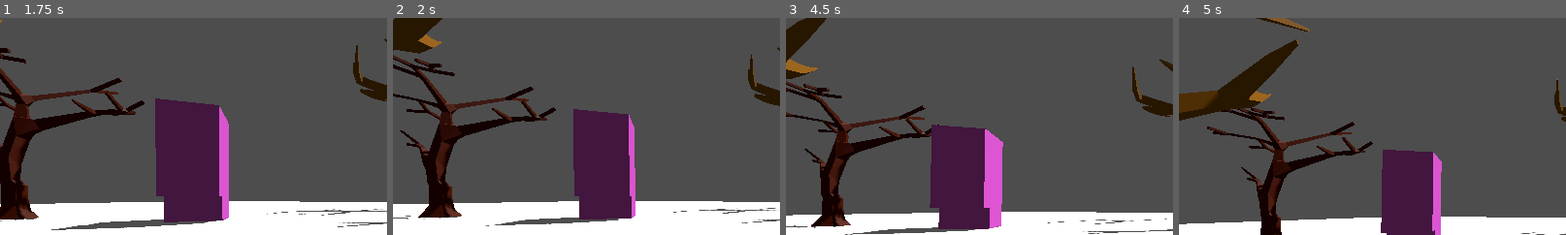
Above: before the commit, frames 1-4 (left to right).
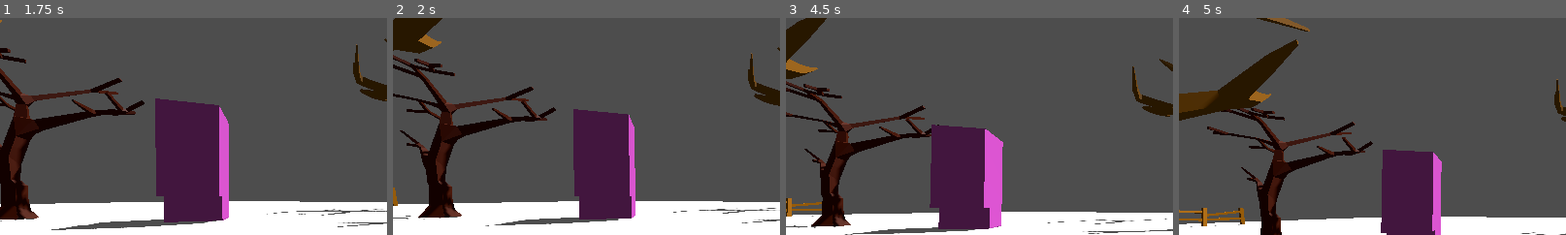
Above: after the commit, the same moments.

Repository: thedevbones/project-hillbilly
Game: Godot game, scene res://world.tscn
The game is run twice, just before and just after one commit, with the same random seed, the same clock (stepped at 60 frames per second) and the same inputs.
Inputs (mouse positions are % of the whole screen's width and height, from its top left):
- Up to frame 1 (1.75 s): tap Enter at 0.5 s; move the mouse to (55, 50) at 0.52 s; hold D (walk_right) 0.53-1.28 s; hold Shift (sprint) 0.53-1.28 s; tap Space (jump) at 0.77, 1.52 s; move the mouse to (45, 50) at 1.27 s; hold S (walk_back) from 1.28 s (still down); tap W (walk_foward) at 1.35 s
- Up to frame 2 (2 s): keep holding S (walk_back)
- Up to frame 3 (4.5 s): move the mouse to (52, 48) at 2.02 s; release S (walk_back) at 2.03 s; hold Shift (sprint) 2.03-2.78 s; hold D (walk_right) 2.03-3.53 s; move the mouse to (49, 52) at 2.77 s; tap W (walk_foward) at 2.85, 4.35 s; tap Space (jump) at 3.02, 3.77 s; move the mouse to (57, 51) at 3.52 s; hold Shift (sprint) 3.53-4.28 s; hold A (walk_left) from 3.53 s (still down); move the mouse to (42, 49) at 4.27 s
- Up to frame 4 (5 s): keep holding A (walk_left); tap Space (jump) at 4.52 s
The pictures show only the part of the screen within x 0-50%, y 8-58%; the shares and areas given below are measured in that part.

Frame 1 is identical in both runs. In frame 2, less than 0.1% of the frame differs, in the area x 0-2%, y 78-87%; in frame 3, 0.3%; in frame 4, 0.5%, in the area x 0-18%, y 87-97%.

Commit message:
created and added a fence asset

Diff:
--- a/world.tscn
+++ b/world.tscn
@@ -1,10 +1,11 @@
-[gd_scene load_steps=10 format=3 uid="uid://dpu8u0h73r1dy"]
+[gd_scene load_steps=11 format=3 uid="uid://dpu8u0h73r1dy"]
 
 [ext_resource type="Script" path="res://Player.gd" id="1_1ouke"]
 [ext_resource type="PackedScene" uid="uid://do1ldmsk8lsn8" path="res://assets/testImport.glb" id="2_x5k7m"]
 [ext_resource type="PackedScene" uid="uid://lfy5yl3iyvqq" path="res://assets/tree01.glb" id="3_2k5bm"]
 [ext_resource type="PackedScene" uid="uid://hrqk8kt7yb8i" path="res://assets/tree02.glb" id="4_6bpil"]
 [ext_resource type="PackedScene" uid="uid://dx7axtetgr1tv" path="res://assets/bush01.glb" id="5_pfnyj"]
+[ext_resource type="PackedScene" uid="uid://cjg8m4f2j7j0j" path="res://assets/fence01.glb" id="6_i5dq2"]
 
 [sub_resource type="CapsuleShape3D" id="CapsuleShape3D_hnuiv"]
 
@@ -73,3 +74,10 @@
 
 [node name="bush06" parent="." instance=ExtResource("5_pfnyj")]
 transform = Transform3D(1, 0, 0, 0, 1, 0, 0, 0, 1, 14.5004, 0, -5.99507)
+
+[node name="fence01" parent="." instance=ExtResource("6_i5dq2")]
+transform = Transform3D(0.5, 0, 0, 0, 0.5, 0, 0, 0, 0.5, -40.7941, 0.413182, -11.2574)
+
+[node name="fence02" parent="." instance=ExtResource("6_i5dq2")]
+transform = Transform3D(-0.499871, 0.0110043, -0.00286754, -0.0110439, -0.499828, 0.00705947, -0.00271119, 0.00712098, 0.499942, -40.6815, 1.56431, -4.66487)
+rotation_order = 1
Binary file added: assets/fence01.glb
Not shown, added: assets/fence01.glb.import
